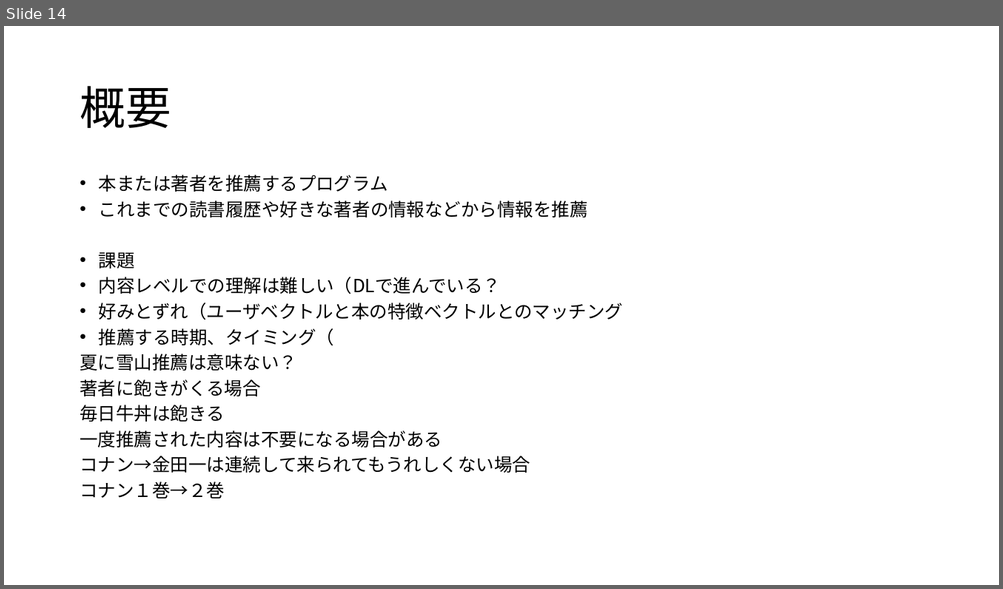
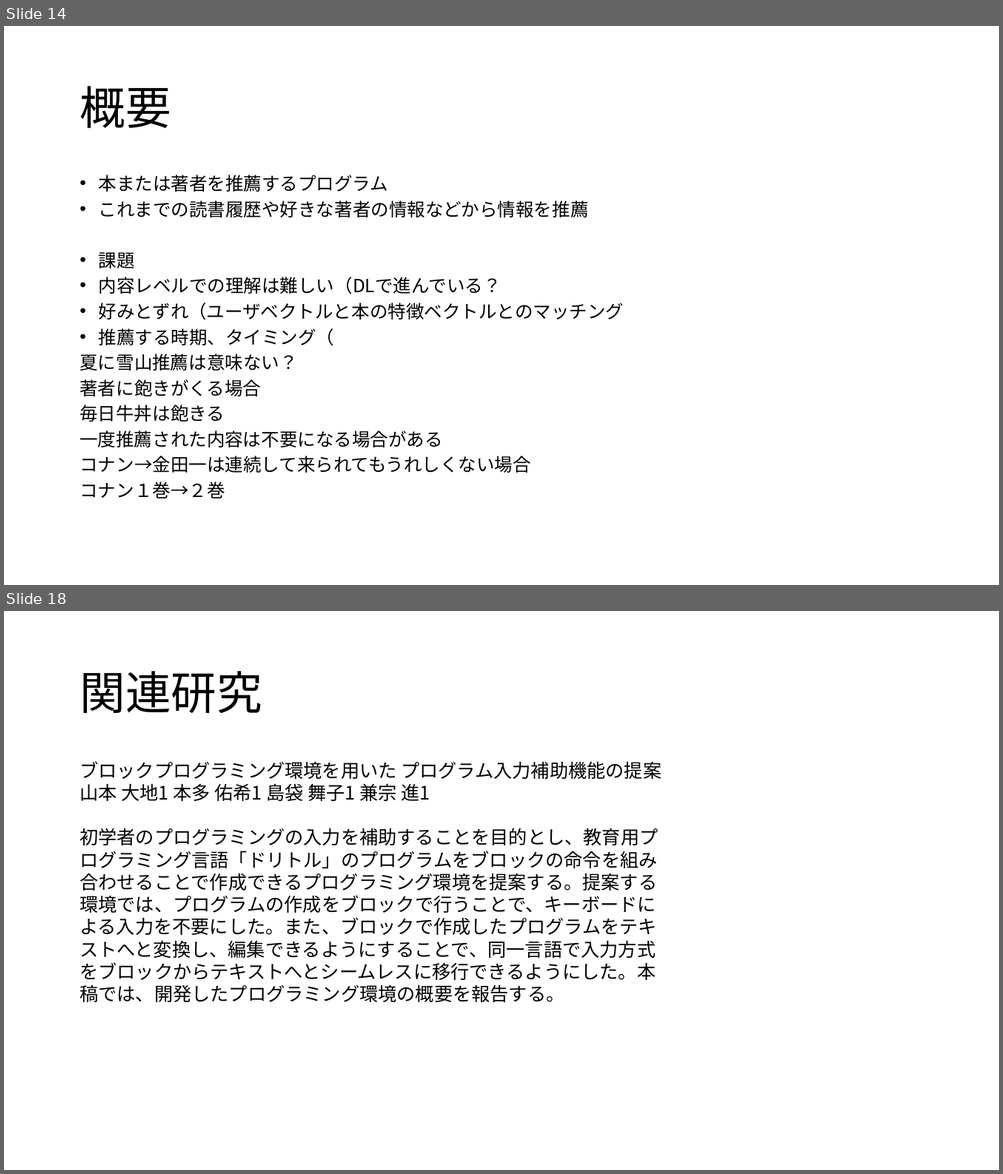
Before and after one commit to kait-takanolab/1821121-shimaoka-thesis, a slide deck: 1821121_shimaoka_sotsuken.pptx. Shown one above the other, each under a label of ours: slide 14 before the commit, slides 14 and 18 after it; the slides between them are not shown. The pictures are 1003x589 and 1003x1174 pixels, drawn with LibreOffice and Linux fonts; fonts in the diff are those of the drawing. Boxes give left, top, right and bottom in pixels: in the first picture for what was removed or moved away, otherwise in the second. Text is boxed around its words. In the diff, an @@ line names an element or a change of style, - is before the commit and + after.

Commit message:
Update 1821121_shimaoka_sotsuken.pptx
卒業研究タイトル案と関連研究について

```diff
--- a/1821121_shimaoka_sotsuken.pptx
+++ b/1821121_shimaoka_sotsuken.pptx
@@ slide 18 added at (4,611,999,1170), background #FFFFFF @@
@@ title added at (79,671,262,713), 44 pt, text #000000 @@
+関連研究
@@ text added at (79,761,661,1003), 18 pt, text #000000 @@
+ブロックプログラミング環境を用いた プログラム入力補助機能の提案 山本 大地1 本多 佑希1 島袋 舞子1 兼宗 進1
+初学者のプログラミングの入力を補助することを目的とし、教育用プログラミング言語「ドリトル」のプログラムをブロックの命令を組み合わせることで作成できるプログラミング環境を提案する。提案する環境では、プログラムの作成をブロックで行うことで、キーボードによる入力を不要にした。また、ブロックで作成したプログラムをテキストへと変換し、編集できるようにすることで、同一言語で入力方式をブロックからテキストへとシームレスに移行できるようにした。本稿では、開発したプログラミング環境の概要を報告する。
```
Also in this commit, not shown: 6 other slides added.
